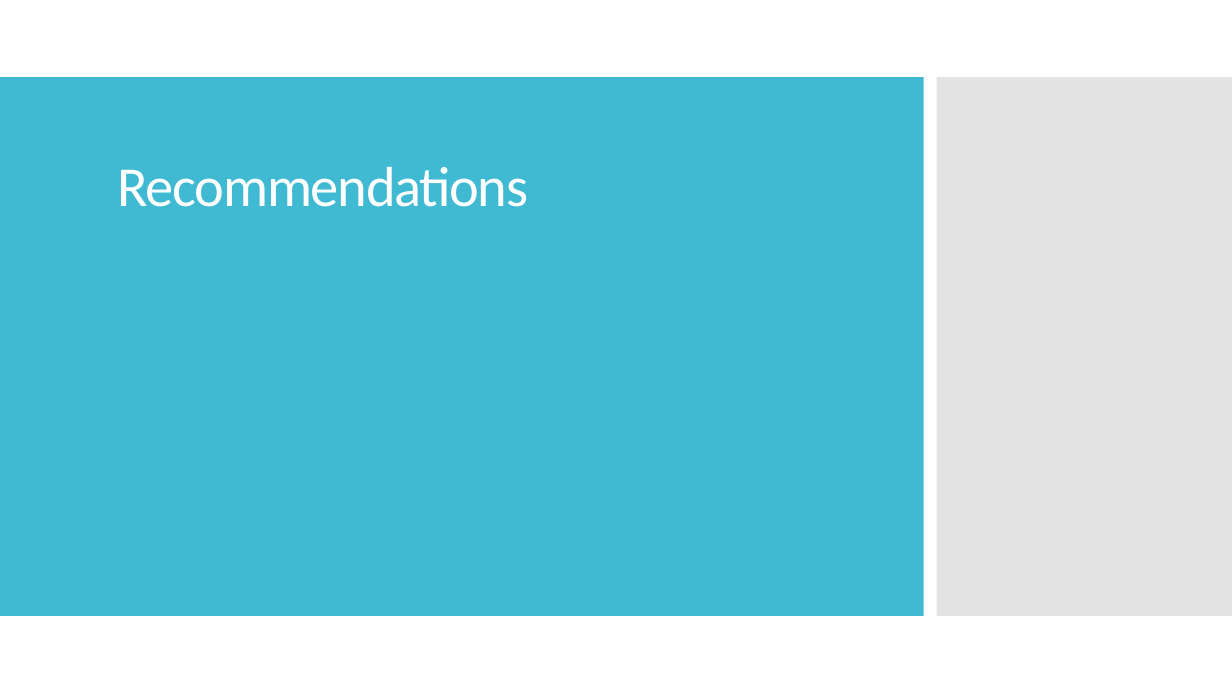
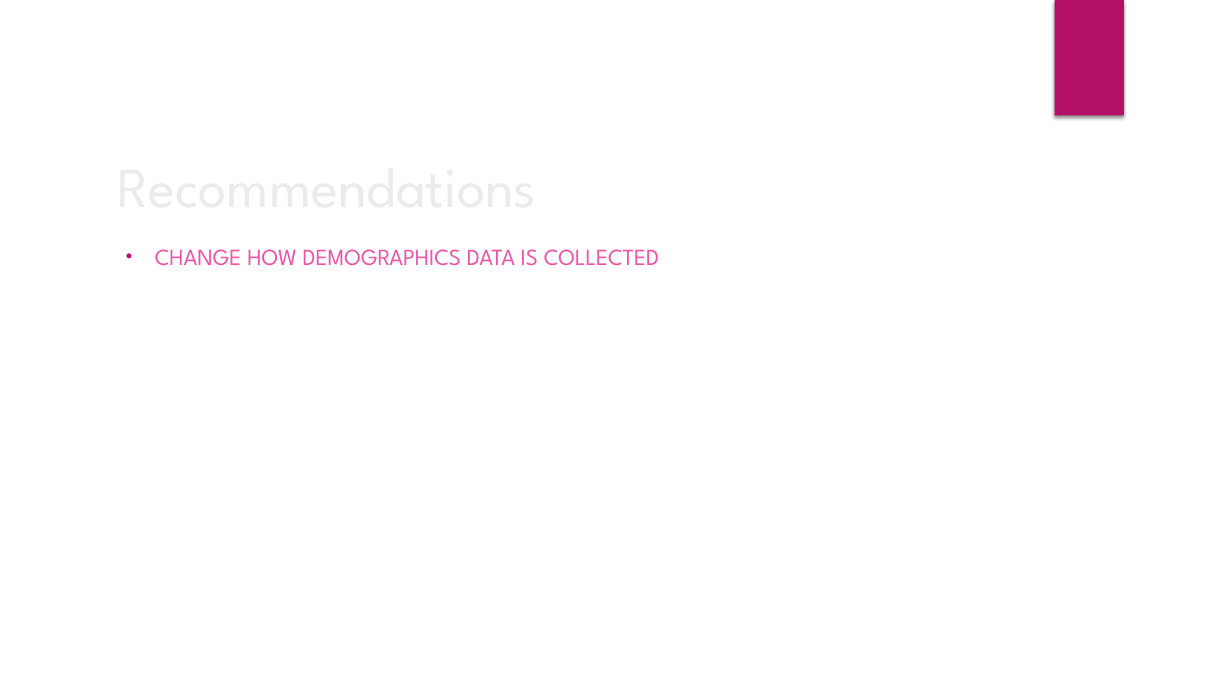
Before and after one commit to louiseshambrook/visit_scotland_final_project, a slide deck: slide 15 of presentation/visit_scotland_presentation.pptx. Drawn at 1232x693 pixels with LibreOffice and Linux fonts; fonts in the diff are those of the drawing; background and template pictures are left out. Boxes give left, top, right and bottom in pixels: in the first picture for what was removed or moved away, otherwise in the second. Text is boxed around its words. In the diff, an @@ line names an element or a change of style, - is before the commit and + after.

```diff
--- a/presentation/visit_scotland_presentation.pptx
+++ b/presentation/visit_scotland_presentation.pptx
@@ rectangle added at (1055, 0, 1124, 116), fill #B31166 @@
@@ rectangle removed at (0, 77, 924, 616) @@
@@ rectangle removed at (937, 77, 1232, 616) @@
@@ title "Recommendations" at (108, 131, 848, 224): font Calibri to League Spartan, text colour #FFFFFF to #EBEBEB, letter spacing -1 to 0 pt; line spacing 0.9 to 1 @@
@@ subtitle added at (155, 249, 659, 266), 18 pt, text #EF53A5 @@
+• CHANGE HOW DEMOGRAPHICS DATA IS COLLECTED
```
Also in this commit, not shown: 9 other slides changed, 7 slides added, 7 slides removed, 1 other file.
